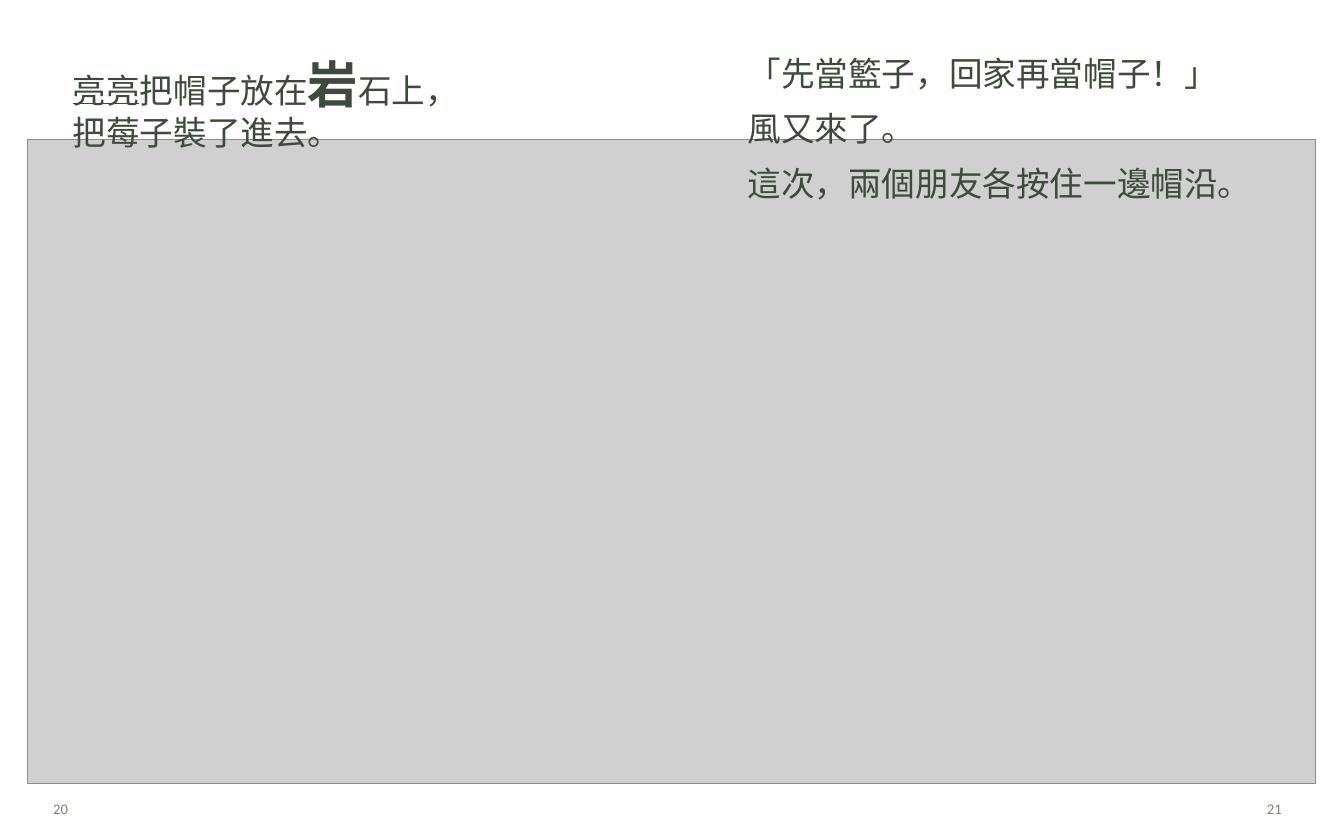
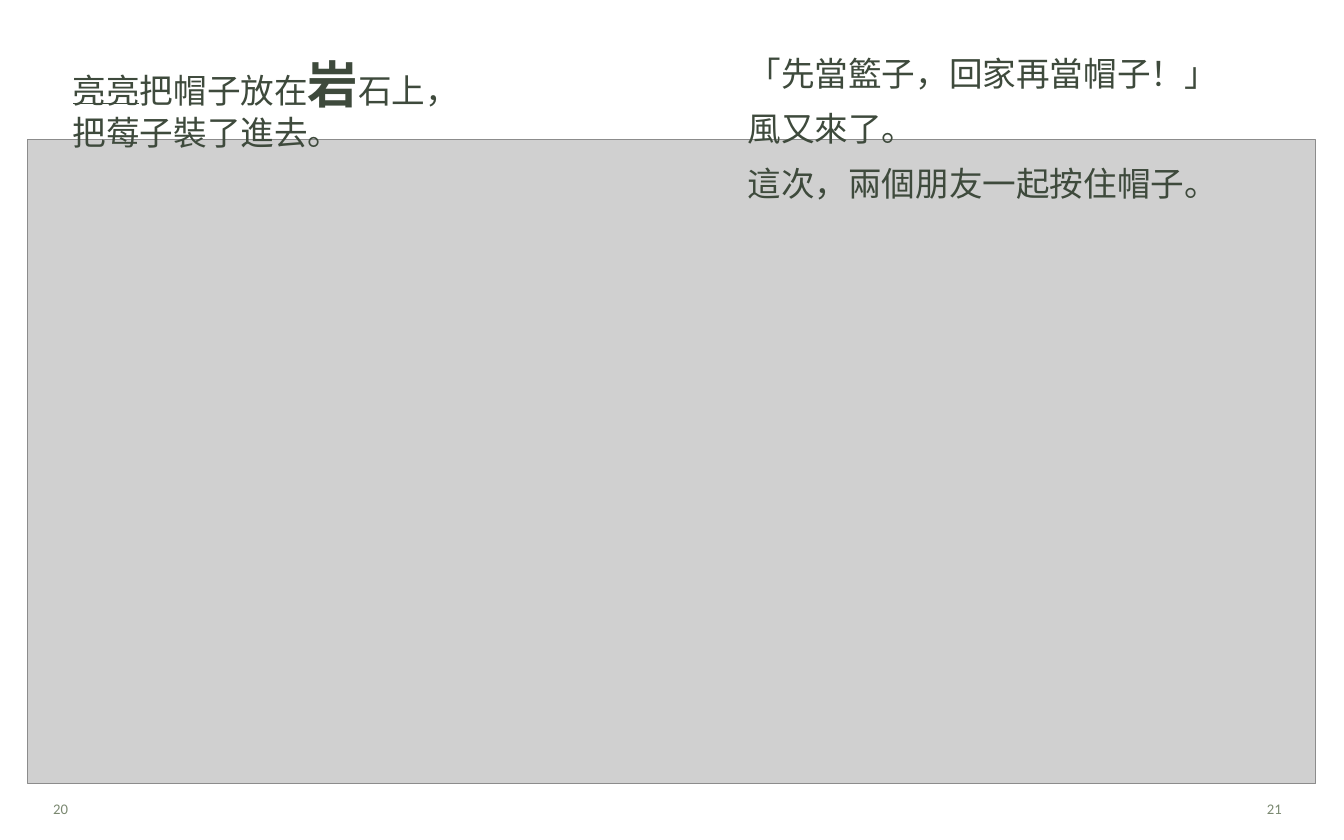
Before and after one commit to angusQAQ/audio-book, a slide deck: slide 12 of books/hat-come-back/exports/帽子，回來呀！_可編輯排版.pptx. Drawn at 1344x840 pixels with LibreOffice and Linux fonts; fonts in the diff are those of the drawing; grey boxes stand for pictures. Boxes give left, top, right and bottom in pixels: in the first picture for what was removed or moved away, otherwise in the second. Text is boxed around its words. In the diff, an @@ line names an element or a change of style, - is before the commit and + after.

```diff
--- a/books/hat-come-back/exports/帽子，回來呀！_可編輯排版.pptx
+++ b/books/hat-come-back/exports/帽子，回來呀！_可編輯排版.pptx
@@ text at box(748, 167, 1218, 200): text changed @@
-這次，兩個朋友各按住一邊帽沿。
+這次，兩個朋友一起按住帽子。
```
Also in this commit, not shown: 2 other slides changed, 17 other files.
